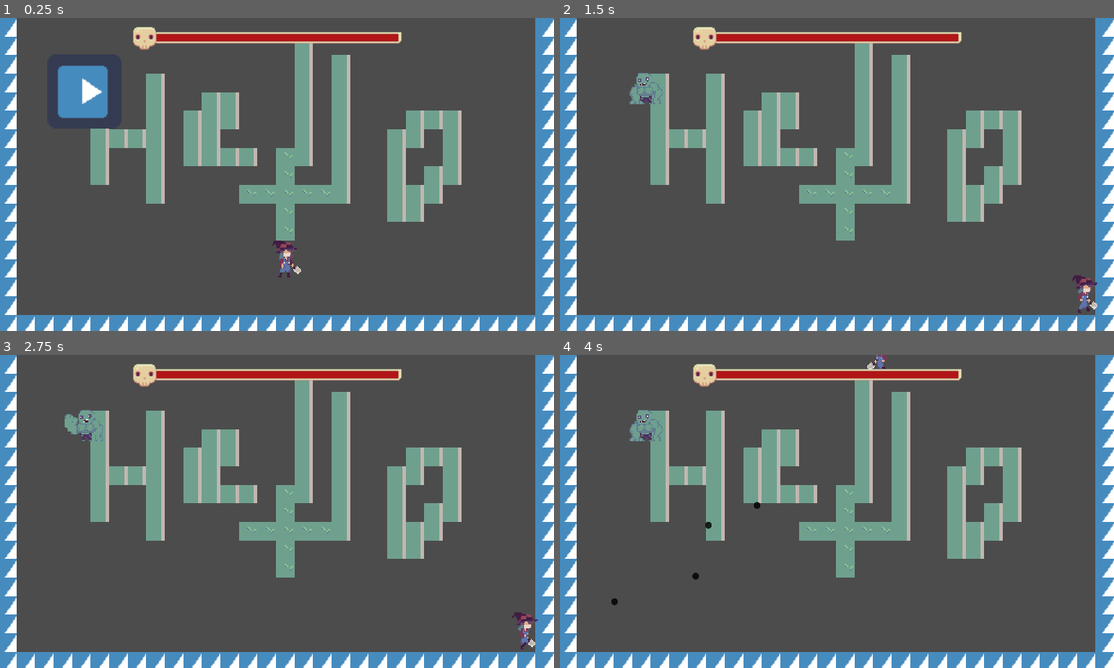
Above: before the commit, frames 1-4 (two rows, left to right).
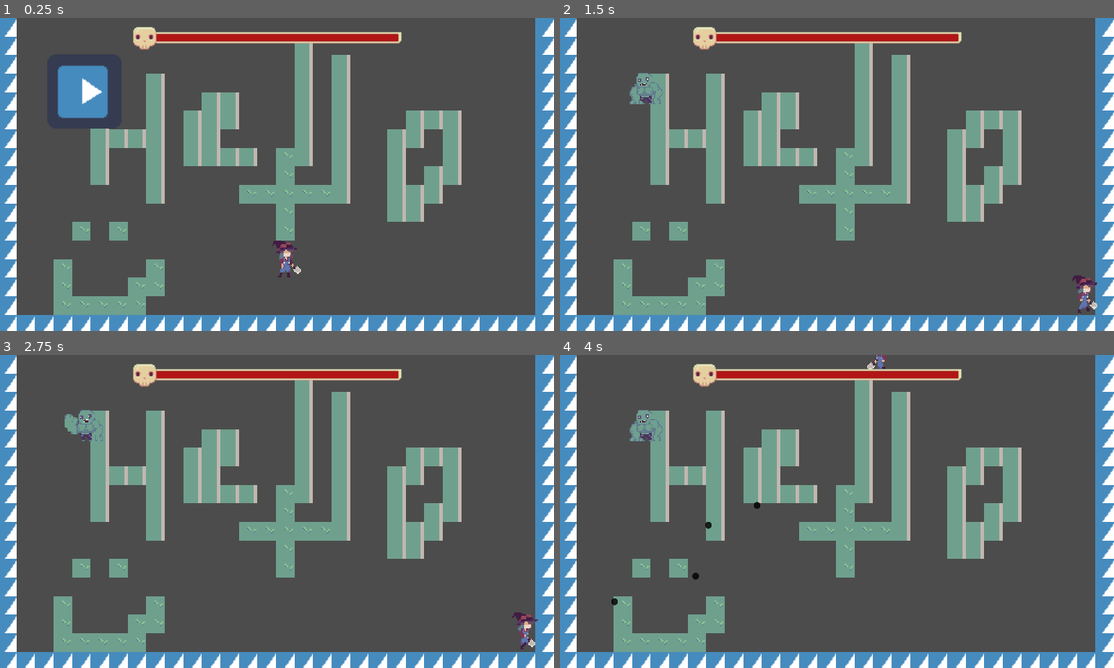
Above: after the commit, the same moments.

Repository: CrushLite/trijam2021
Game: Godot game, scene res://Scenes/World.tscn
Same seed, same stepped clock (60 frames per second), same inputs: the game is played once before the commit and once after it. The engine's default icon, where the game draws it, is replaced by a stand-in: a white triangle on a blue panel in a dark square.
Inputs (mouse positions are in pixels of both pictures, inside the frame that each line leads up to):
- Up to frame 1 (0.25 s): no input
- Up to frame 2 (1.5 s): tap Enter (ui_accept) at 0.5, 0.77 s; move the mouse to (958, 158) at 0.52 s; hold Right (ui_right) 0.53-1.28 s; click (958, 158) at 0.67 s; move the mouse to (726, 190) at 1.27 s; hold Down (ui_down) from 1.28 s (still down)
- Up to frame 3 (2.75 s): tap Enter (ui_accept) at 1.52, 2 s; move the mouse to (332, 442) at 2.02 s; release Down (ui_down) at 2.03 s; hold Right (ui_right) from 2.03 s (still down)
- Up to frame 4 (4 s): move the mouse to (809, 574) at 2.77 s; release Right (ui_right) at 2.78 s; hold Up (ui_up) 2.78-3.53 s; click (809, 574) at 2.92 s; tap Enter (ui_accept) at 3.02, 3.77 s; move the mouse to (1003, 558) at 3.52 s; hold Left (ui_left) from 3.53 s (still down)

The runs differ from the first frame. In frame 1, 2.4% of the frame differs, in the area x 9-30%, y 65-95%; in frame 2, 2.4%; in frame 3, 2.4%; in frame 4, 2.4%.

Commit message:
TIlemap

Diff:
--- a/TriJam2021/Scenes/TileMap.tscn
+++ b/TriJam2021/Scenes/TileMap.tscn
@@ -6,4 +6,4 @@
 tile_set = ExtResource( 1 )
 cell_size = Vector2( 16, 16 )
 format = 1
-tile_data = PoolIntArray( -65536, 1, 0, -65535, 1, 0, -65534 …(1632 unchanged characters)…  32, 0, 655389, 1, 0, 720896, 1, 0, 720911, 2, 131076, 720925, 1, 0, 786432, 1, 0, 786461, 1, 0, 851968, 1, 0, 851997, 1, 0, 917504, 1, 0, 917533, 1, 0, 983040, 1, 0, 983069, 1, 0, 1048576, 1, 0, 104857 …(429 unchanged characters)…
+tile_data = PoolIntArray( -65536, 1, 0, -65535, 1, 0, -65534 …(1632 unchanged characters)…  32, 0, 655389, 1, 0, 720896, 1, 0, 720900, 2, 0, 720902, 2, 0, 720911, 2, 131076, 720925, 1, 0, 786432, 1, 0, 786461, 1, 0, 851968, 1, 0, 851971, 2, 0, 851976, 2, 0, 851997, 1, 0, 917504, 1, 0, 917507, 2, 0, 917511, 2, 0, 917512, 2, 0, 917533, 1, 0, 983040, 1, 0, 983043, 2, 0, 983044, 2, 0, 983045, 2, 0, 983046, 2, 0, 983047, 2, 0, 983069, 1, 0, 1048576, 1, 0, 104857 …(429 unchanged characters)…
